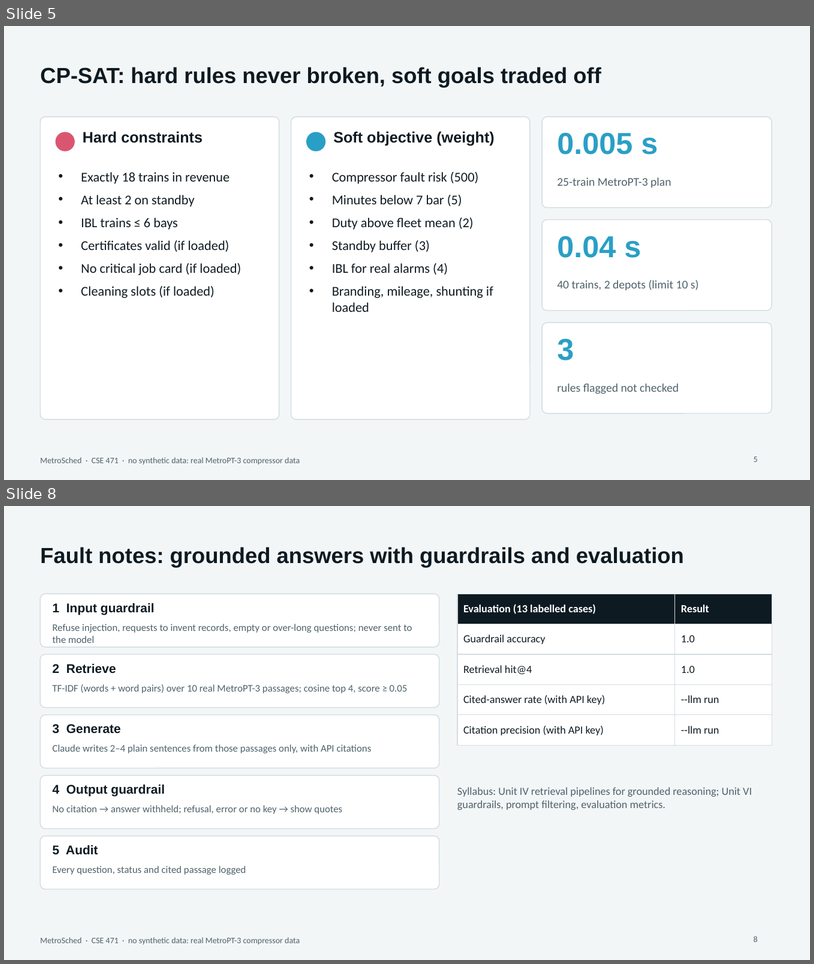
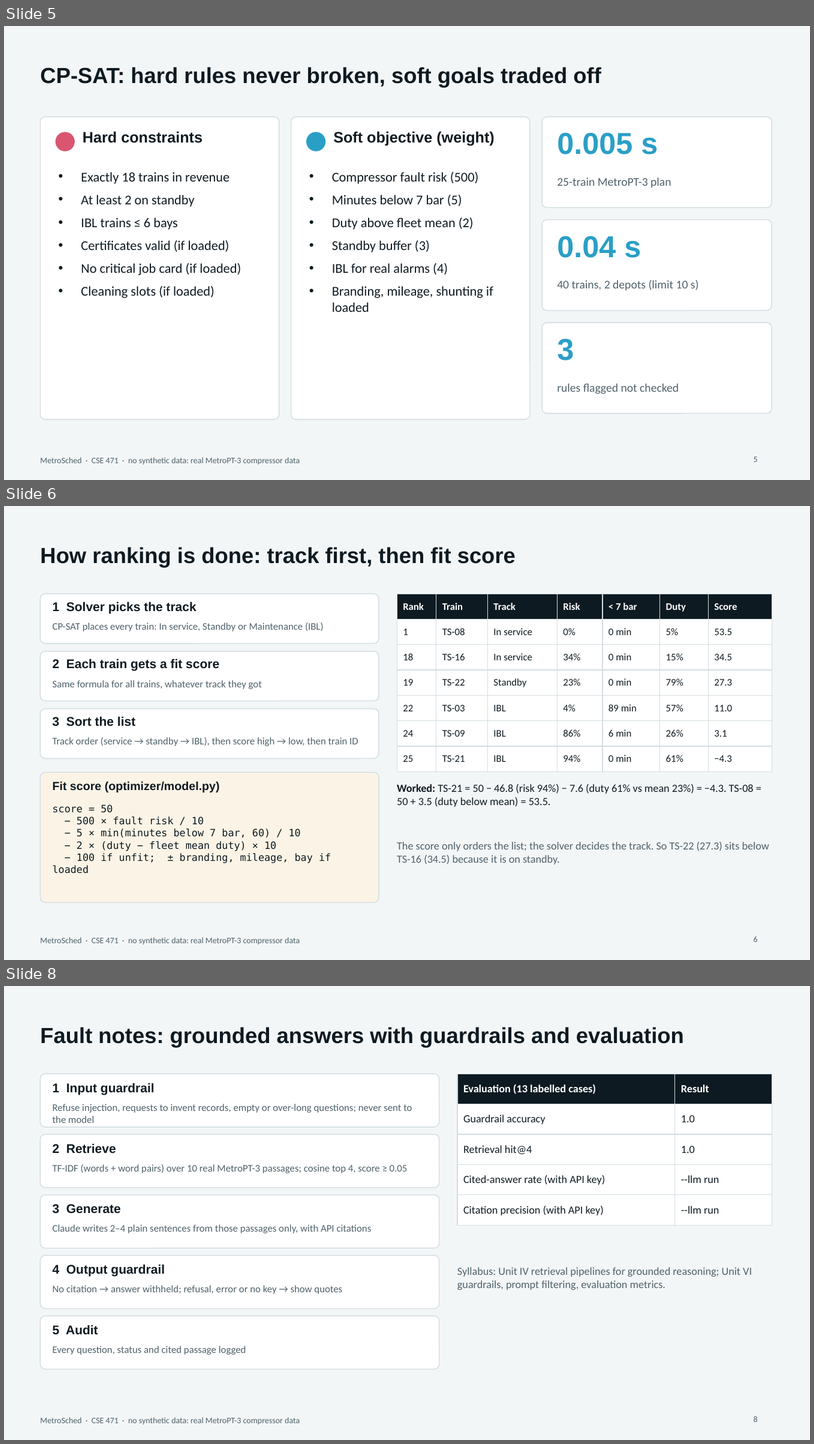
Before and after one commit to AyushDas4890/metrosched, a slide deck: presentation/MetroSched.pptx. Shown one above the other, each under a label of ours: slides 5 and 8 before the commit, slides 5, 6 and 8 after it; the slides between them are not shown. The pictures are 814x964 and 814x1444 pixels, drawn with LibreOffice and Linux fonts; fonts in the diff are those of the drawing. Boxes give left, top, right and bottom in pixels: in the first picture for what was removed or moved away, otherwise in the second. Text is boxed around its words. In the diff, an @@ line names an element or a change of style, - is before the commit and + after.

```diff
--- a/presentation/MetroSched.pptx
+++ b/presentation/MetroSched.pptx
@@ slide 6 added at [4, 506, 810, 960], background #F3F6F7; not listed: 1 template element that a slide beside it also shows @@
@@ title added at [40, 547, 516, 567], 26 pt, text #0E1A21, bold @@
+How ranking is done: track first, then fit score
@@ rounded rectangle added at [40, 594, 379, 643], fill #FFFFFF, outline #D3DDE1 1 pt @@
@@ table added at [397, 594, 772, 764], 7 rows, 7 columns @@
+Rank | Train | Track | Risk | < 7 bar | Duty | Score
+1 | TS-08 | In service | 0% | 0 min | 5% | 53.5
+18 | TS-16 | In service | 34% | 0 min | 15% | 34.5
+19 | TS-22 | Standby | 23% | 0 min | 79% | 27.3
+22 | TS-03 | IBL | 4% | 89 min | 57% | 11.0
+24 | TS-09 | IBL | 86% | 6 min | 26% | 3.1
+25 | TS-21 | IBL | 94% | 0 min | 61% | −4.3
@@ text added at [53, 601, 197, 613], 15 pt, text #0E1A21, bold @@
+1 Solver picks the track
@@ text added at [53, 622, 324, 631], 12 pt, text #4F626B @@
+CP-SAT places every train: In service, Standby or Maintenance (IBL)
@@ rounded rectangle added at [40, 651, 379, 701], fill #FFFFFF, outline #D3DDE1 1 pt @@
@@ text added at [53, 658, 219, 671], 15 pt, text #0E1A21, bold @@
+2 Each train gets a fit score
@@ text added at [53, 680, 262, 689], 12 pt, text #4F626B @@
+Same formula for all trains, whatever track they got
@@ rounded rectangle added at [40, 709, 379, 758], fill #FFFFFF, outline #D3DDE1 1 pt @@
@@ text added at [53, 716, 135, 726], 15 pt, text #0E1A21, bold @@
+3 Sort the list
@@ text added at [53, 737, 359, 746], 12 pt, text #4F626B @@
+Track order (service → standby → IBL), then score high → low, then train ID
@@ rounded rectangle added at [40, 772, 379, 902], fill #FBF4E6, outline #D3DDE1 1 pt @@
@@ text added at [53, 781, 220, 792], 14 pt, text #0E1A21, bold @@
+Fit score (optimizer/model.py)
@@ text added at [397, 784, 754, 807], 13 pt, text #0E1A21 @@
+Worked: TS-21 = 50 − 46.8 (risk 94%) − 7.6 (duty 61% vs mean 23%) = −4.3. TS-08 = 50 + 3.5 (duty below mean) = 53.5.
@@ text added at [53, 804, 331, 873], 12 pt, text #0E1A21 @@
+score = 50
+− 500 × fault risk / 10
+− 5 × min(minutes below 7 bar, 60) / 10
+− 2 × (duty − fleet mean duty) × 10
+− 100 if unfit; ± branding, mileage, bay if loaded
@@ text added at [397, 841, 770, 864], 13 pt, text #4F626B @@
+The score only orders the list; the solver decides the track. So TS-22 (27.3) sits below TS-16 (34.5) because it is on standby.
@@ page number added at [754, 936, 758, 942], 10 pt, text #4F626B @@
+6
```
Also in this commit, not shown: 1 slide removed, 3 other files.
